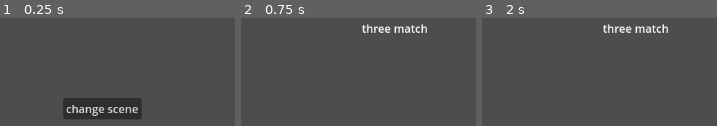
Above: before the commit, frames 1-3 (left to right).
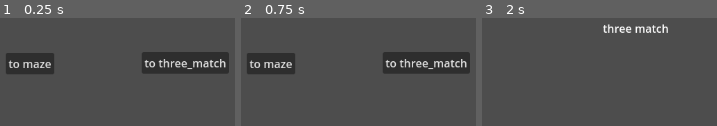
Above: after the commit, the same moments.

Repository: mjXmsdgh/game_gallery
Game: Godot game, scene res://main.tscn
Same seed, same stepped clock (60 frames per second), same inputs: the game is played once before the commit and once after it.
Inputs (mouse positions are in pixels of both pictures, inside the frame that each line leads up to):
- Up to frame 1 (0.25 s): no input
- Up to frame 2 (0.75 s): click (344, 108) at 0.5 s, where only the run before the commit has a clickable "change scene"
- Up to frame 3 (2 s): click (667, 63) at 1.25 s, where only the run after the commit has a clickable "to three_match"

The runs differ from the first frame. In frame 1, 16% of the frame differs, in the area x 2-98%, y 31-94%; in frame 2, 12%; in frame 3, nothing differs.

Commit message:
add change button
change scene

Diff:
--- /dev/null
+++ b/button_three_match.gd
@@ -0,0 +1,14 @@
+extends Button
+
+
+# Called when the node enters the scene tree for the first time.
+func _ready() -> void:
+	pass # Replace with function body.
+
+
+# Called every frame. 'delta' is the elapsed time since the previous frame.
+func _process(delta: float) -> void:
+	pass
+
+func _pressed():
+	get_tree().change_scene_to_file("res://three_match.tscn")
--- /dev/null
+++ b/button_three_matchgd.gd
@@ -0,0 +1,14 @@
+extends Button
+
+
+# Called when the node enters the scene tree for the first time.
+func _ready() -> void:
+	pass # Replace with function body.
+
+
+# Called every frame. 'delta' is the elapsed time since the previous frame.
+func _process(delta: float) -> void:
+	pass
+
+func _pressed():
+	get_tree().change_scene_to_file("res://three_match.tscn")
--- /dev/null
+++ b/button_to_maze.gd
@@ -0,0 +1,14 @@
+extends Button
+
+
+# Called when the node enters the scene tree for the first time.
+func _ready() -> void:
+	pass # Replace with function body.
+
+
+# Called every frame. 'delta' is the elapsed time since the previous frame.
+func _process(delta: float) -> void:
+	pass
+
+func _pressed():
+	get_tree().change_scene_to_file("res://maze.tscn")
--- a/main.tscn
+++ b/main.tscn
@@ -1,13 +1,22 @@
-[gd_scene load_steps=2 format=3 uid="uid://m56kp0wew0pd"]
+[gd_scene load_steps=3 format=3 uid="uid://m56kp0wew0pd"]
 
-[ext_resource type="Script" path="res://three_match_button.gd" id="1_sht13"]
+[ext_resource type="Script" path="res://button_three_match.gd" id="1_as0sh"]
+[ext_resource type="Script" path="res://button_to_maze.gd" id="2_asoye"]
 
 [node name="main" type="Node2D"]
 
-[node name="Button" type="Button" parent="."]
-offset_left = 172.0
-offset_top = 225.0
-offset_right = 233.0
-offset_bottom = 256.0
-text = "change scene"
-script = ExtResource("1_sht13")
+[node name="Button_to_three_match" type="Button" parent="."]
+offset_left = 285.0
+offset_top = 159.0
+offset_right = 411.0
+offset_bottom = 190.0
+text = "to three_match"
+script = ExtResource("1_as0sh")
+
+[node name="Button_to_maze" type="Button" parent="."]
+offset_left = 89.0
+offset_top = 160.0
+offset_right = 159.0
+offset_bottom = 191.0
+text = "to maze"
+script = ExtResource("2_asoye")
--- /dev/null
+++ b/maze.tscn
@@ -0,0 +1,8 @@
+[gd_scene format=3 uid="uid://h3whre0d12n7"]
+
+[node name="Maze" type="Node2D"]
+
+[node name="Label" type="Label" parent="."]
+offset_right = 40.0
+offset_bottom = 23.0
+text = "maze_scene"
